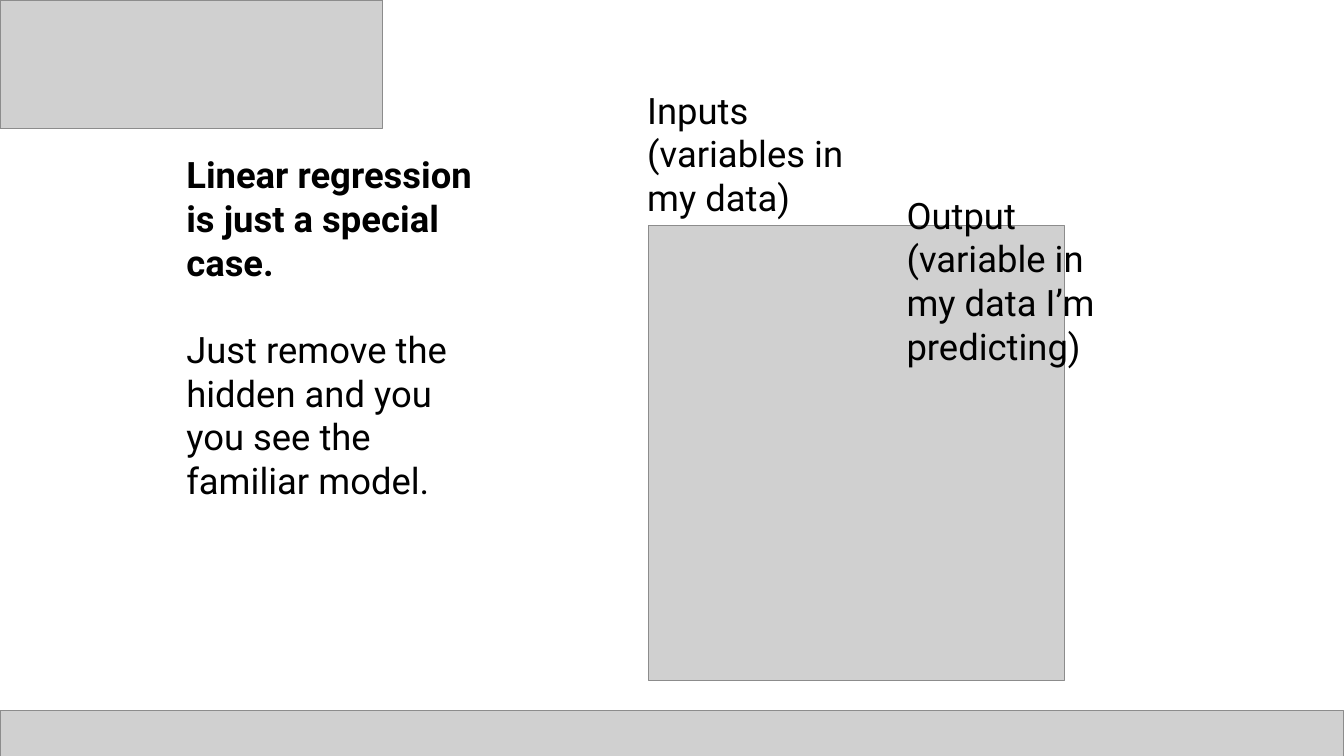
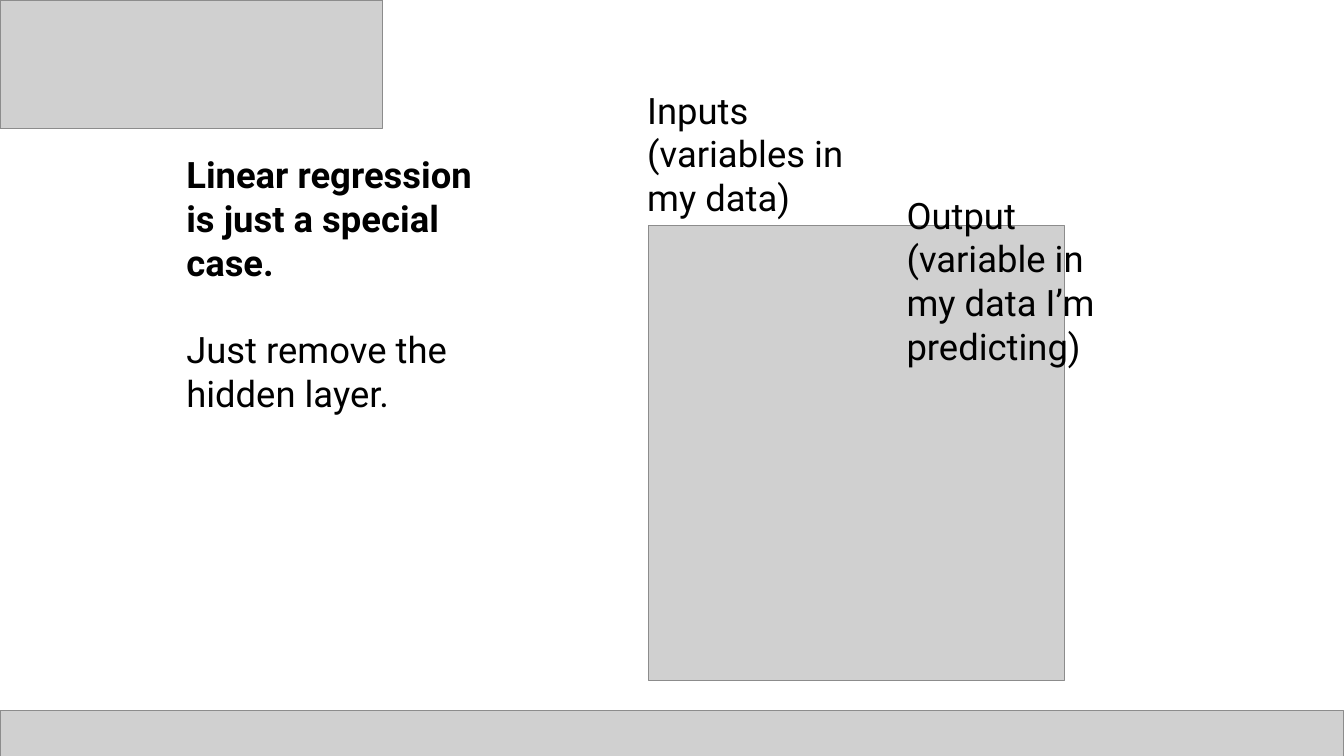
Before and after one commit to consolecowboy0/tensorflow-examples, a slide deck: slide 11 of tf_prez.pptx. Drawn at 1344x756 pixels with LibreOffice and Linux fonts; fonts in the diff are those of the drawing; grey boxes stand for pictures. Boxes give left, top, right and bottom in pixels: in the first picture for what was removed or moved away, otherwise in the second. Text is boxed around its words. In the diff, an @@ line names an element or a change of style, - is before the commit and + after.

Commit message:
typo changes to pptx

```diff
--- a/tf_prez.pptx
+++ b/tf_prez.pptx
@@ text at (186,335,447,415): text changed @@
-Just remove the hidden and you you see the familiar model.
+Just remove the hidden layer.
```
Also in this commit, not shown: 2 other slides changed.
